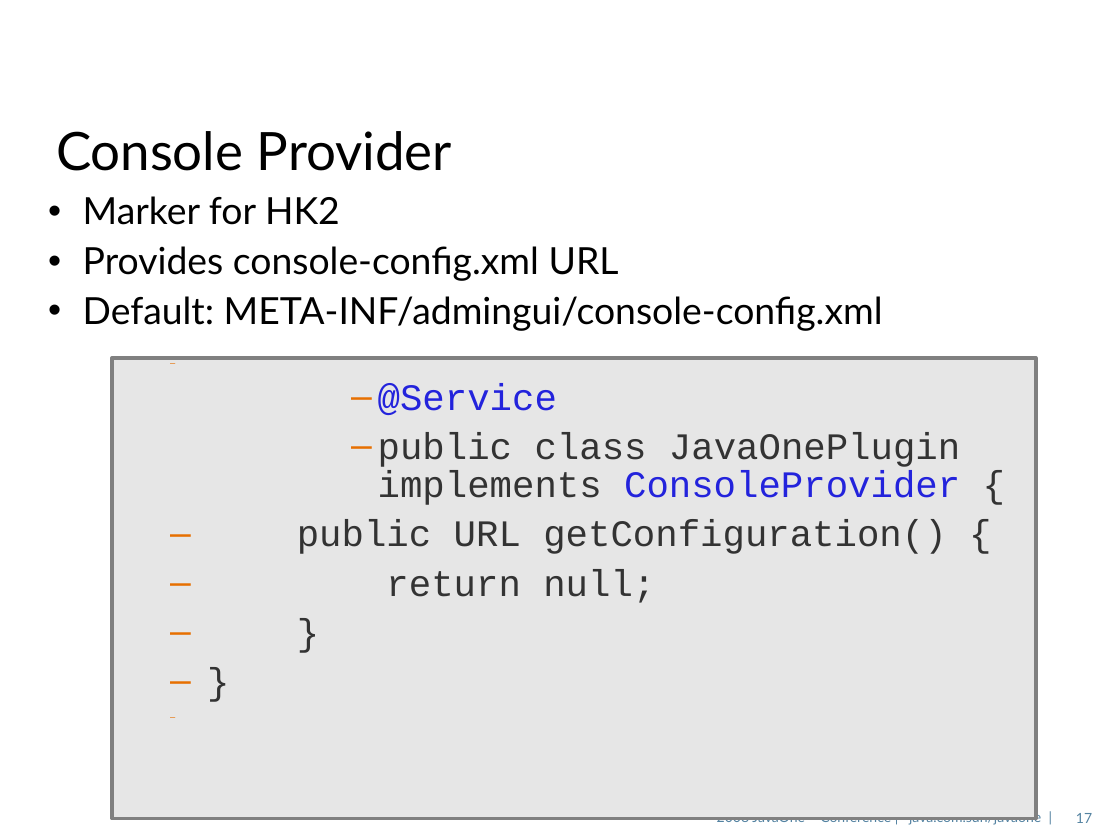
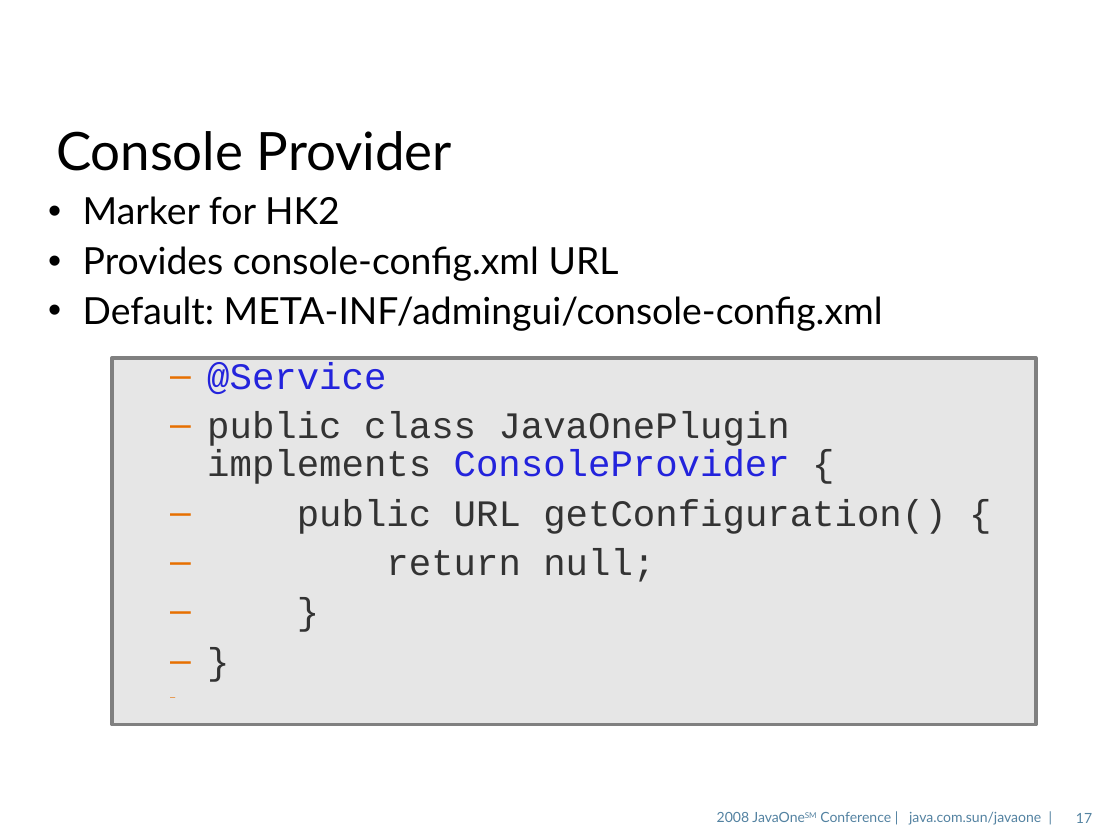
Before and after one commit to dmatej/Glassfish-SVN-Patched, a slide deck: slide 17 of v3/admingui/j1plugin/gfplugin/4520_gfplugin.odp. Drawn at 1120x840 pixels with LibreOffice and Linux fonts; fonts in the diff are those of the drawing; background and template pictures are left out. Boxes give left, top, right and bottom in pixels: in the first picture for what was removed or moved away, otherwise in the second. Text is boxed around its words. In the diff, an @@ line names an element or a change of style, - is before the commit and + after.

```diff
--- a/v3/admingui/j1plugin/gfplugin/4520_gfplugin.odp
+++ b/v3/admingui/j1plugin/gfplugin/4520_gfplugin.odp
@@ rectangle "@Service": place and size @@
-rectangle "@Service" at <box>112,358,1036,819</box>
+rectangle "@Service" at <box>112,358,1036,725</box>
@@ text in rectangle at <box>207,363,790,484</box>: list level 5 to 3 in "@Service"; list level 5 to 3 in "public class JavaOnePlugin implements ConsoleProvider ..." @@
```
Also in this commit, not shown: 15 other slides changed, 2 slides added, 1 slide removed.
